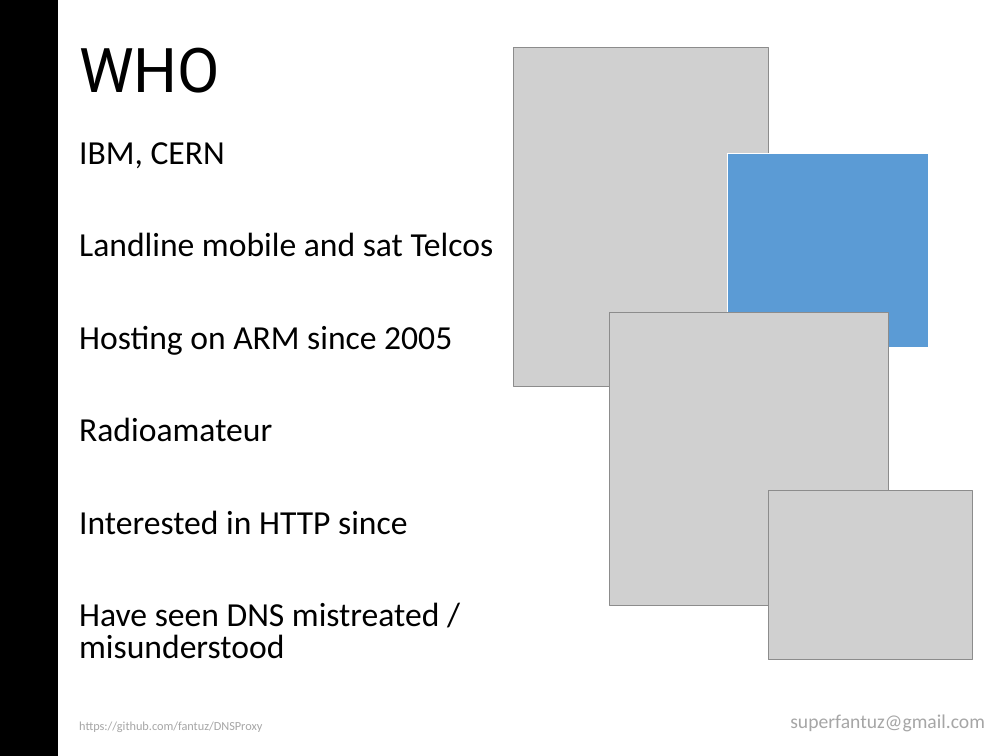
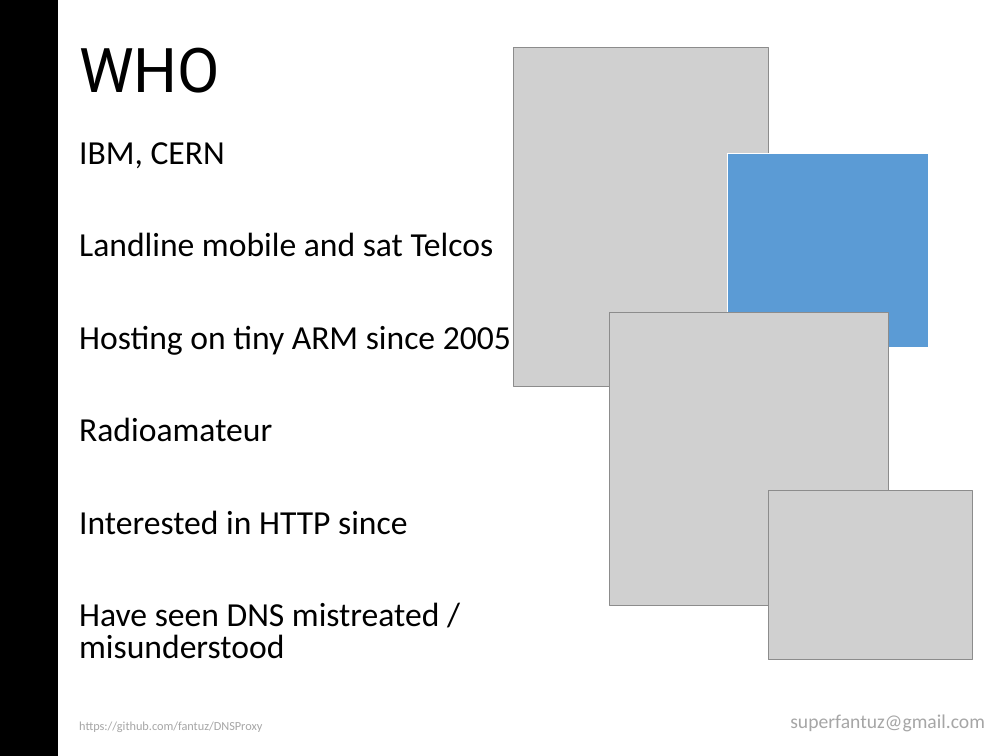
Before and after one commit to andreafabrizi/DNSProxy, a slide deck: slide 2 of DNSProxy_MFantuzzi.ppt. Drawn at 1008x756 pixels with LibreOffice and Linux fonts; fonts in the diff are those of the drawing; grey boxes stand for pictures. Boxes give left, top, right and bottom in pixels: in the first picture for what was removed or moved away, otherwise in the second. Text is boxed around its words. In the diff, an @@ line names an element or a change of style, - is before the commit and + after.

```diff
--- a/DNSProxy_MFantuzzi.ppt
+++ b/DNSProxy_MFantuzzi.ppt
@@ text at bbox=[79, 325, 511, 355]: text changed @@
-Hosting on ARM since 2005
+Hosting on tiny ARM since 2005
```
Also in this commit, not shown: 5 other slides changed.
